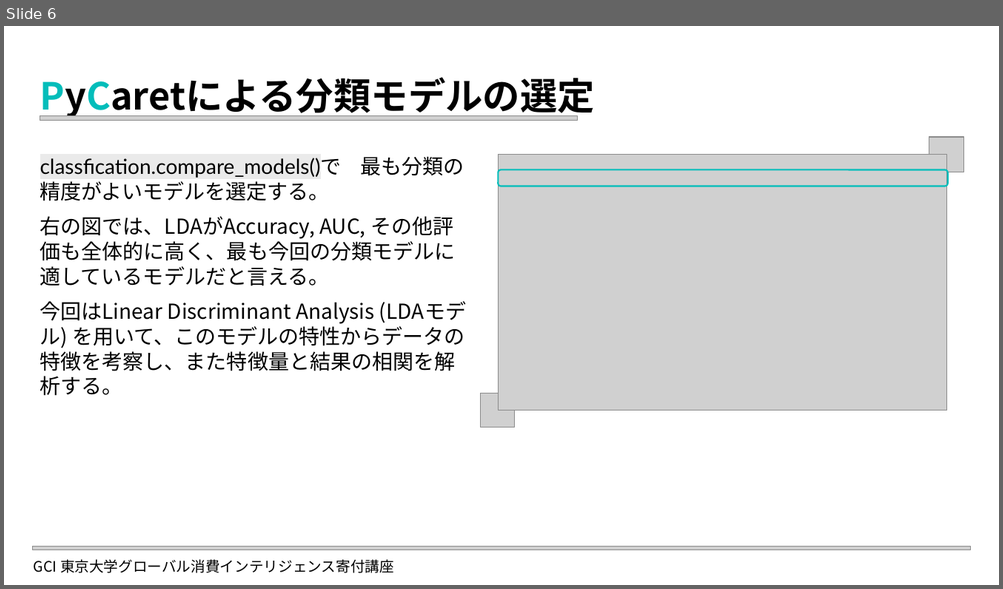
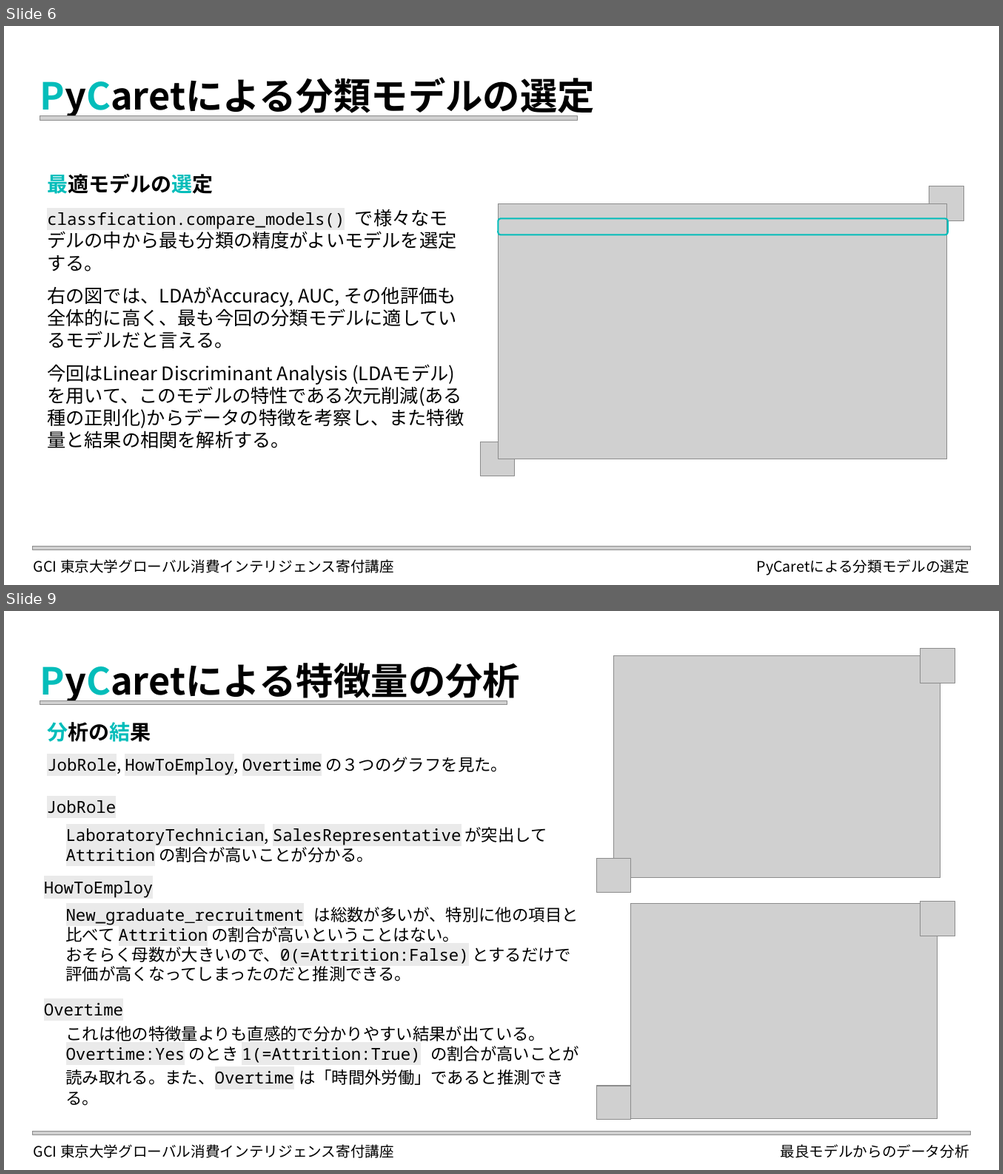
Before and after one commit to elsy0111/GCI2023Winter, a slide deck: LDA_Attrition.pptx. Shown one above the other, each under a label of ours: slide 6 before the commit, slides 6 and 9 after it; the slides between them are not shown. The pictures are 1003x589 and 1003x1174 pixels, drawn with LibreOffice and Linux fonts; fonts in the diff are those of the drawing; grey boxes stand for pictures. Boxes give left, top, right and bottom in pixels: in the first picture for what was removed or moved away, otherwise in the second. Text is boxed around its words. In the diff, an @@ line names an element or a change of style, - is before the commit and + after.

```diff
--- a/LDA_Attrition.pptx
+++ b/LDA_Attrition.pptx
@@ slide 9 added at (x1=4, y1=611, x2=999, y2=1170), background #FFFFFF @@
@@ picture added at (x1=920, y1=648, x2=956, y2=684) @@
@@ title added at (x1=40, y1=663, x2=521, y2=704), 36 pt, text #000000, bold @@
+PyCaretによる特徴量の分析
@@ picture added at (x1=614, y1=655, x2=940, y2=877) @@
@@ picture added at (x1=40, y1=701, x2=507, y2=705) @@
@@ text added at (x1=47, y1=722, x2=507, y2=775), 16 pt, text #000000 @@
+分析の結果
+JobRole, HowToEmploy, Overtime の３つのグラフを見た。
@@ text added at (x1=47, y1=800, x2=116, y2=814), 16 pt, text #000000 @@
+JobRole
@@ text added at (x1=66, y1=827, x2=579, y2=1106), 16 pt, text #000000 @@
+LaboratoryTechnician, SalesRepresentative が突出して Attrition の割合が高いことが分かる。
+New_graduate_recruitment は総数が多いが、特別に他の項目と比べて Attrition の割合が高いということはない。
+おそらく母数が大きいので、0(=Attrition:False) とするだけで評価が高くなってしまったのだと推測できる。
+これは他の特徴量よりも直感的で分かりやすい結果が出ている。Overtime:Yes のとき 1(=Attrition:True) の割合が高いことが読み取れる。また、Overtime は「時間外労働」であると推測できる。
@@ picture added at (x1=597, y1=859, x2=631, y2=893) @@
@@ text added at (x1=44, y1=881, x2=153, y2=897), 16 pt, text #000000 @@
+HowToEmploy
@@ picture added at (x1=631, y1=904, x2=937, y2=1120) @@
@@ picture added at (x1=920, y1=902, x2=956, y2=937) @@
@@ text added at (x1=44, y1=1003, x2=123, y2=1017), 16 pt, text #000000 @@
+Overtime
@@ picture added at (x1=597, y1=1086, x2=631, y2=1121) @@
@@ picture added at (x1=32, y1=1132, x2=970, y2=1136) @@
@@ text added at (x1=34, y1=1145, x2=394, y2=1159), 14 pt, text #000000 @@
+GCI 東京大学グローバル消費インテリジェンス寄付講座
@@ text added at (x1=780, y1=1145, x2=969, y2=1159), 14 pt, text #000000 @@
+最良モデルからのデータ分析
@@ slide 6 changed as well @@
@@ text "最適モデルの選定" moved from (x1=40, y1=156, x2=465, y2=396) to (x1=47, y1=174, x2=464, y2=449) @@
@@ text at (x1=47, y1=174, x2=456, y2=272): text changed; size 20 to 16 pt; font Lato to Noto Sans CJK JP @@
-classfication.compare_models()で 最も分類の精度がよいモデルを選定する。
+最適モデルの選定
+classfication.compare_models() で様々なモデルの中から最も分類の精度がよいモデルを選定する。
@@ 3 pictures, 1 rounded rectangle moved together from (x1=480, y1=137, x2=965, y2=427) to (x1=480, y1=187, x2=965, y2=477) @@
@@ text at (x1=47, y1=287, x2=457, y2=349): size 20 to 18 pt in "右の図では、LDAがAccuracy, AUC, その他評価も全体的に高く、最も今回の分類モデルに適しているモデルだと言 ..." @@
@@ text at (x1=47, y1=364, x2=464, y2=449): text changed; size 20 to 18 pt @@
-今回はLinear Discriminant Analysis (LDAモデル) を用いて、このモデルの特性からデータの特徴を考察し、また特徴量と結果の相関を解析する。
+今回はLinear Discriminant Analysis (LDAモデル) を用いて、このモデルの特性である次元削減(ある種の正則化)からデータの特徴を考察し、また特徴量と結果の相関を解析する。
@@ text added at (x1=757, y1=560, x2=969, y2=576), 14 pt, text #000000 @@
+PyCaretによる分類モデルの選定
```
Also in this commit, not shown: 6 other slides changed, 5 other slides added, 34 other files.
